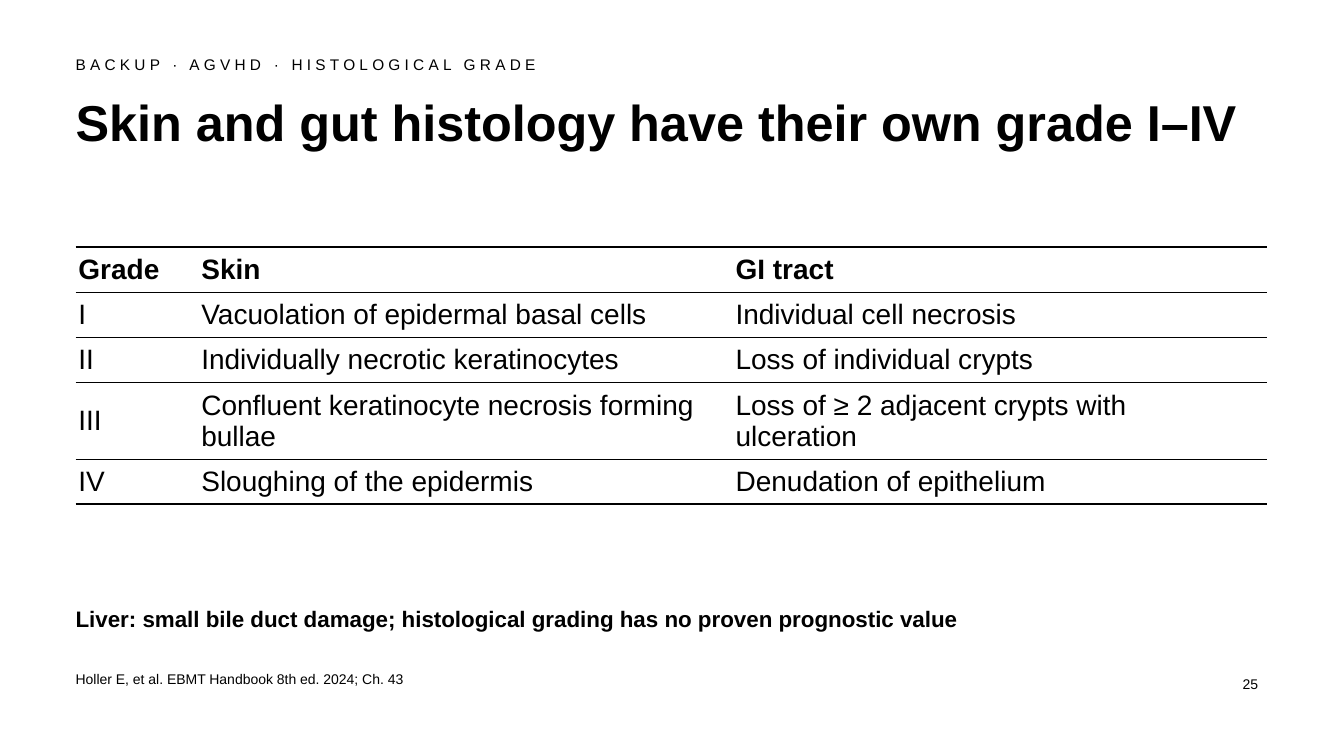
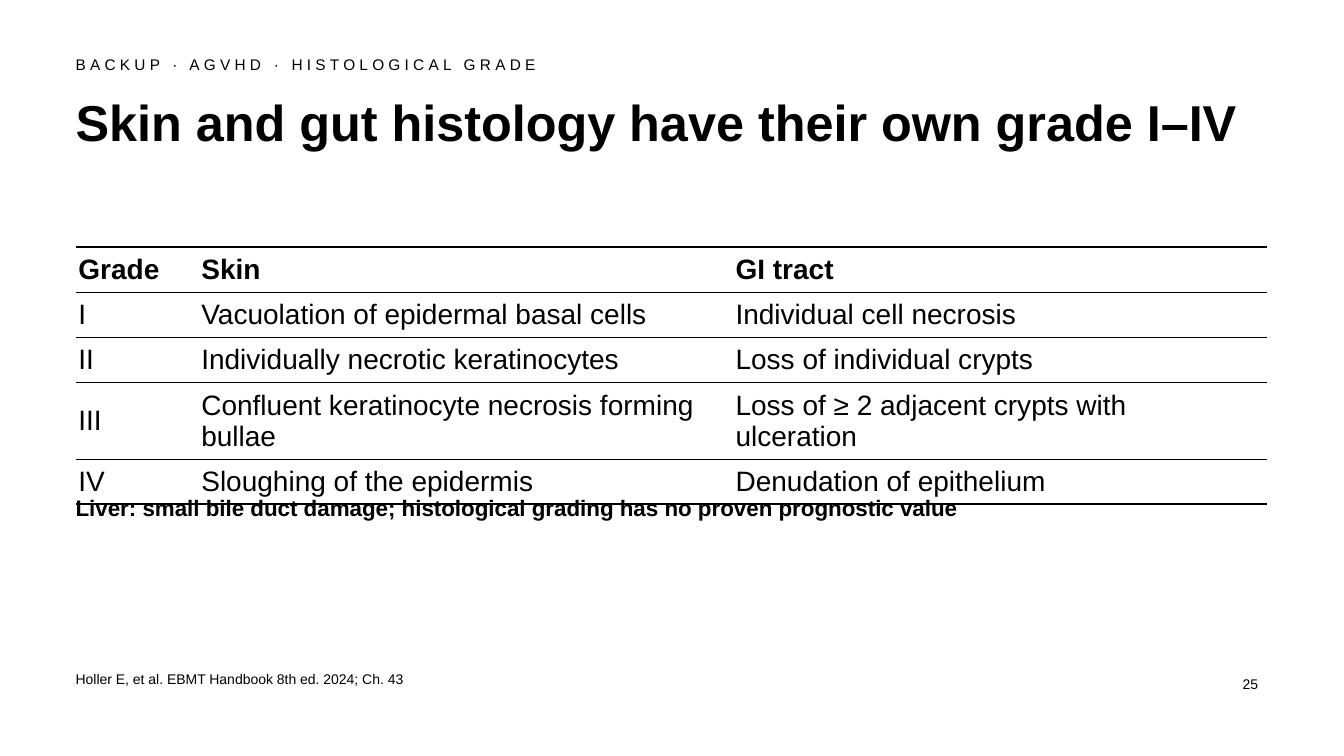
Before and after one commit to htlin222/ebmt-handbook-skill, a slide deck: slide 25 of slides/decks/s06-acute-gvhd.pptx. Drawn at 1344x756 pixels with LibreOffice and Linux fonts; fonts in the diff are those of the drawing. Boxes give left, top, right and bottom in pixels: in the first picture for what was removed or moved away, otherwise in the second. Text is boxed around its words. In the diff, an @@ line names an element or a change of style, - is before the commit and + after.

```diff
--- a/slides/decks/s06-acute-gvhd.pptx
+++ b/slides/decks/s06-acute-gvhd.pptx
@@ text "Liver: small bile duct damage; ...": place and size @@
-text "Liver: small bile duct damage; ..." at (76, 610, 957, 632)
+text "Liver: small bile duct damage; ..." at (76, 499, 957, 521)
```
Also in this commit, not shown: 8 other slides changed, 1 other file.
